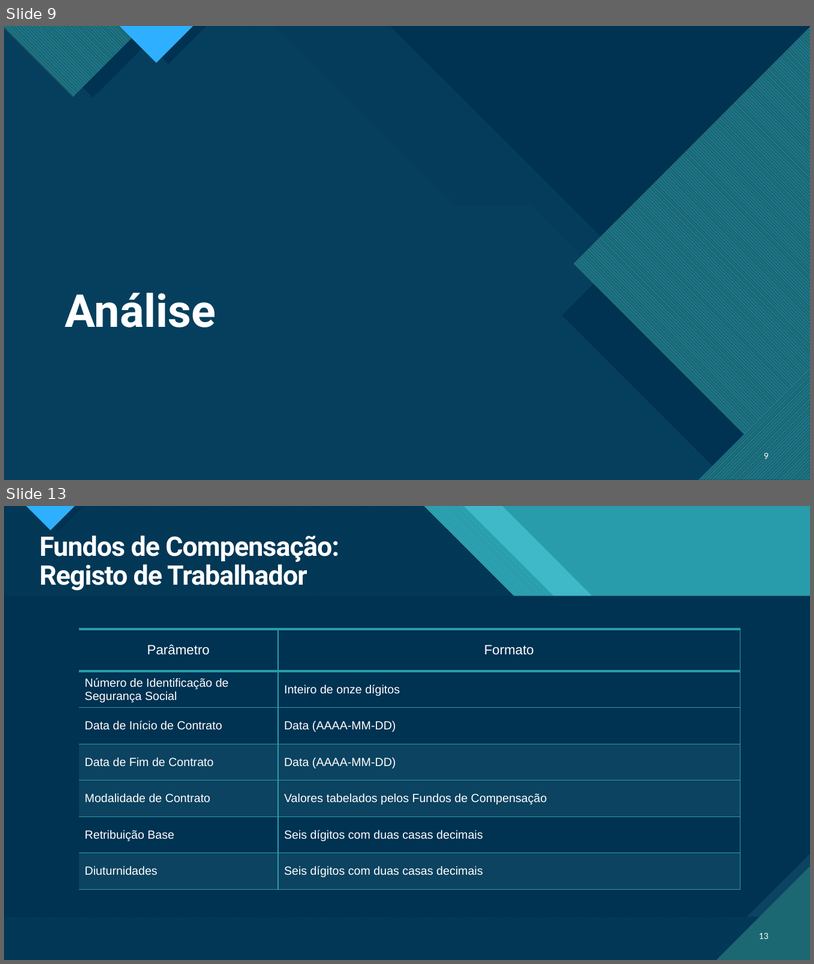
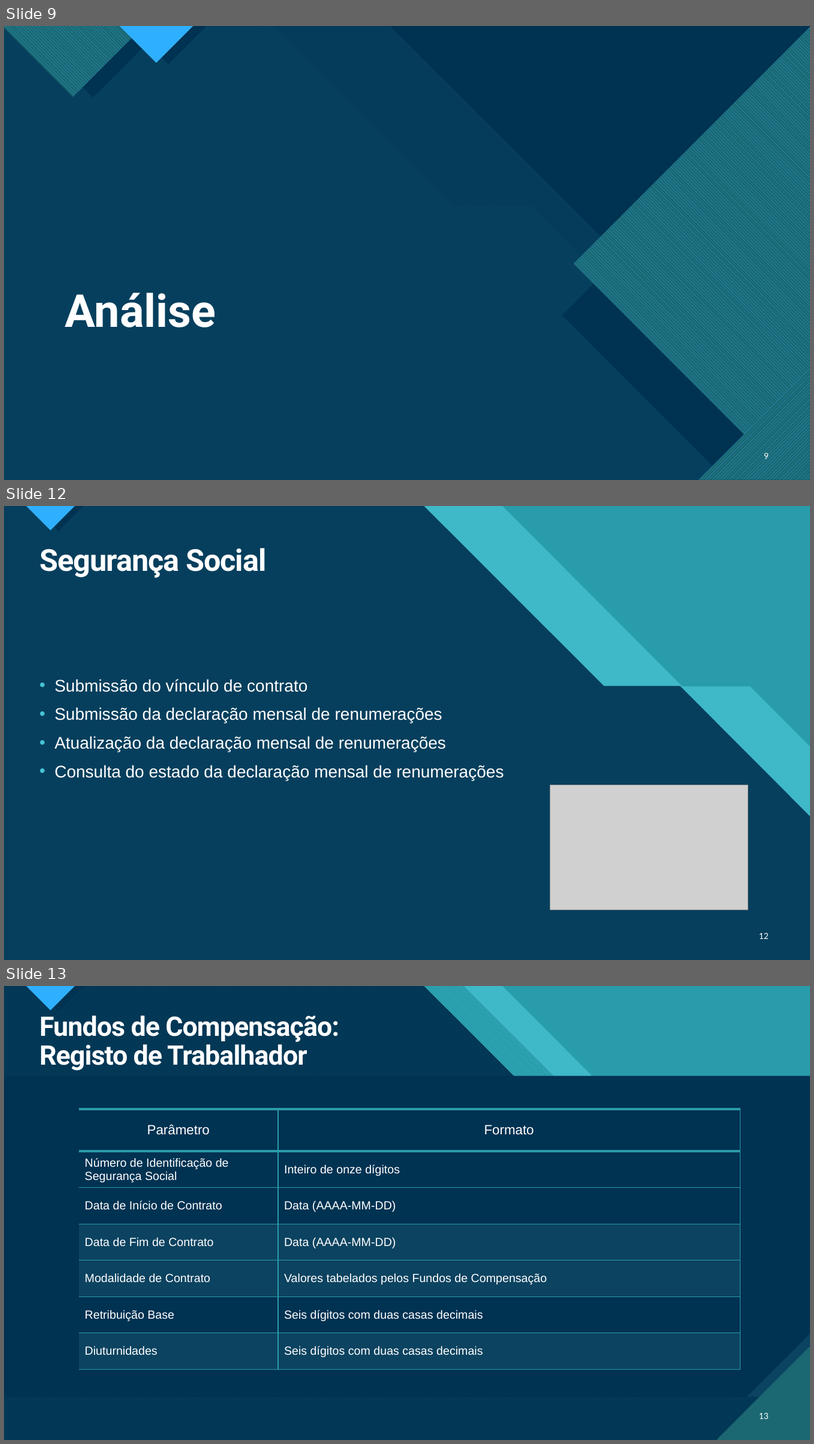
Before and after one commit to pedrocarrega/tese_mestrado_21-22, a slide deck: relatorio_preliminar/presentation.pptx. Shown one above the other, each under a label of ours: slides 9 and 13 before the commit, slides 9, 12 and 13 after it; the slides between them are not shown. The pictures are 814x964 and 814x1444 pixels, drawn with LibreOffice and Linux fonts; fonts in the diff are those of the drawing; grey boxes stand for pictures. Boxes give left, top, right and bottom in pixels: in the first picture for what was removed or moved away, otherwise in the second. Text is boxed around its words. In the diff, an @@ line names an element or a change of style, - is before the commit and + after.

```diff
--- a/relatorio_preliminar/presentation.pptx
+++ b/relatorio_preliminar/presentation.pptx
@@ slide 12 added at (x1=4, y1=506, x2=810, y2=960), background #47C3D3; not listed: 14 template elements that a slide beside it also shows @@
@@ title added at (x1=39, y1=548, x2=267, y2=578), 36 pt, text #FFFFFF, bold @@
+Segurança Social
@@ text added at (x1=54, y1=679, x2=504, y2=780), 20 pt, text #FFFFFF @@
+• Submissão do vínculo de contrato
+• Submissão da declaração mensal de renumerações
+• Atualização da declaração mensal de renumerações
+• Consulta do estado da declaração mensal de renumerações
@@ picture added at (x1=550, y1=785, x2=748, y2=910) @@
@@ page number added at (x1=759, y1=933, x2=769, y2=939), 10 pt, text #FFFFFF @@
+12
```
Also in this commit, not shown: 7 slides changed, 1 other slide added, 2 slides removed.
